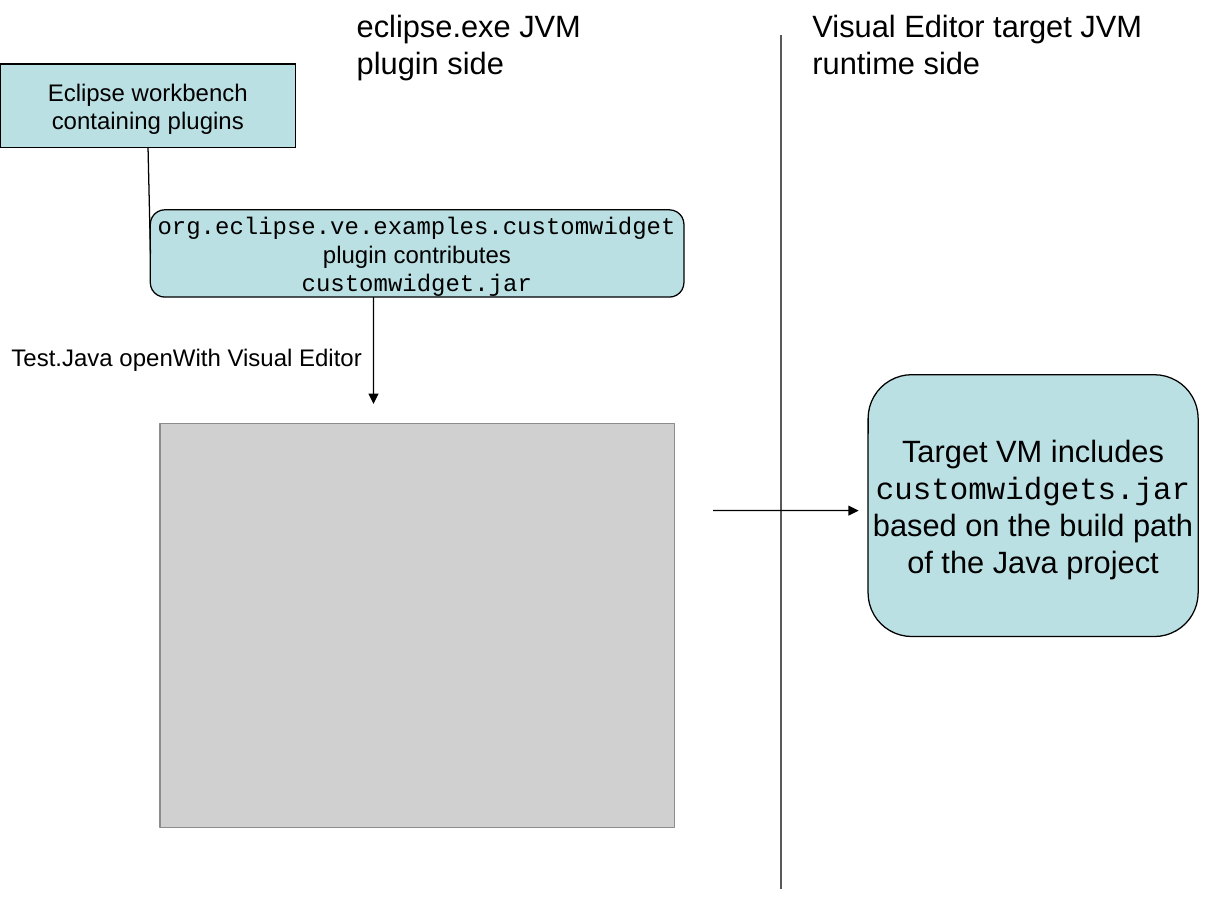
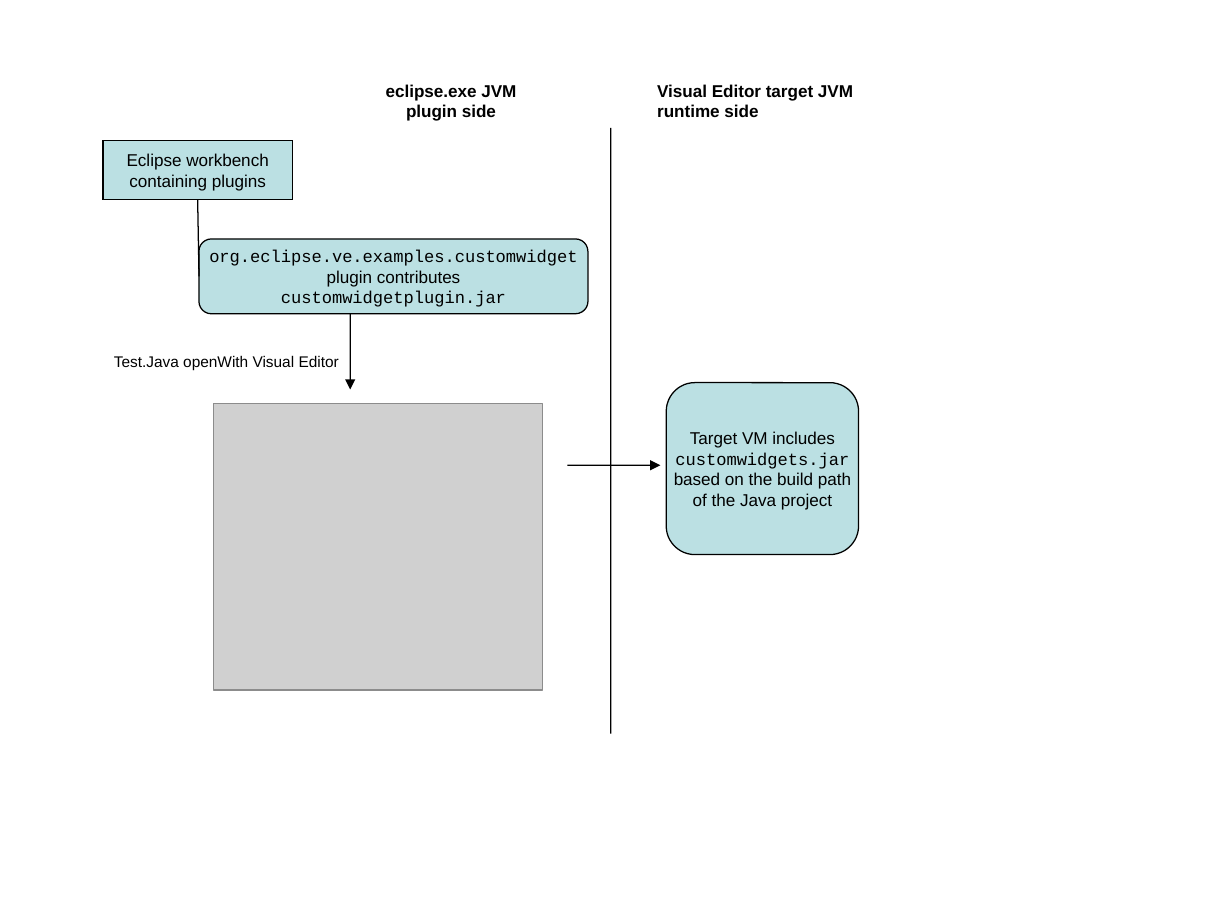
Before and after one commit to minemeraj/Eclipse-Visual-Editor, a slide deck: slide 1 of source/org.eclipse.ve.examples/org.eclipse.ve.example.customwidget/WebContent/images/JARdiagram.ppt. Drawn at 1232x924 pixels with LibreOffice and Linux fonts; fonts in the diff are those of the drawing; grey boxes stand for pictures. Boxes give left, top, right and bottom in pixels: in the first picture for what was removed or moved away, otherwise in the second. Text is boxed around its words. In the diff, an @@ line names an element or a change of style, - is before the commit and + after.

```diff
--- a/source/org.eclipse.ve.examples/org.eclipse.ve.example.customwidget/WebContent/images/JARdiagram.ppt
+++ b/source/org.eclipse.ve.examples/org.eclipse.ve.example.customwidget/WebContent/images/JARdiagram.ppt
@@ text "eclipse.exe JVM": place and size @@
-text "eclipse.exe JVM" at <box>357,14,581,79</box>
+text "eclipse.exe JVM" at <box>386,84,516,121</box>
@@ text "eclipse.exe JVM" at <box>386,84,516,121</box>: size 18 to 10 pt, bold on; alignment left to centre @@
@@ text "Visual Editor target JVM": place and size @@
-text "Visual Editor target JVM" at <box>812,14,1142,75</box>
+text "Visual Editor target JVM" at <box>657,84,853,117</box>
@@ text "Visual Editor target JVM" at <box>657,84,853,117</box>: size 18 to 10 pt, bold on @@
@@ rectangle "Eclipse workbench": place and size @@
-rectangle "Eclipse workbench" at <box>0,64,296,148</box>
+rectangle "Eclipse workbench" at <box>103,140,293,200</box>
@@ rectangle "Eclipse workbench" at <box>103,140,293,200</box>: size 14 to 10 pt @@
@@ line moved from (781, 34) - (781, 890) to (611, 128) - (611, 733) @@
@@ line moved from (148, 148) - (150, 254) to (197, 200) - (200, 276) @@
@@ rounded rectangle "org.eclipse.ve.examples.customwidget": place and size @@
-rounded rectangle "org.eclipse.ve.examples.customwidget" at <box>150,209,684,297</box>
+rounded rectangle "org.eclipse.ve.examples.customwidget" at <box>198,239,588,314</box>
@@ text in rounded rectangle at <box>209,249,577,287</box>: size 14 to 10 pt in "org.eclipse.ve.examples.customwidget", "plugin contributes" @@
@@ text in rounded rectangle at <box>281,290,506,307</box>: text changed; size 14 to 10 pt @@
-customwidget.jar
+customwidgetplugin.jar
@@ arrow moved from (373, 297) - (373, 404) to (350, 314) - (350, 389) @@
@@ text "Test.Java openWith Visual Editor": place and size @@
-text "Test.Java openWith Visual Editor" at <box>11,348,362,371</box>
+text "Test.Java openWith Visual Editor" at <box>114,355,339,370</box>
@@ text "Test.Java openWith Visual Editor" at <box>114,355,339,370</box>: size 14 to 9 pt @@
@@ rounded rectangle "Target VM includes": place and size @@
-rounded rectangle "Target VM includes" at <box>869,375,1199,636</box>
+rounded rectangle "Target VM includes" at <box>667,383,859,556</box>
@@ rounded rectangle "Target VM includes" at <box>667,383,859,556</box>: size 18 to 10 pt @@
@@ picture: place and size @@
-picture at <box>160,424,675,828</box>
+picture at <box>213,403,542,690</box>
@@ arrow moved from (713, 510) - (859, 510) to (567, 466) - (660, 466) @@
```
Also in this commit, not shown: 13 other files.
